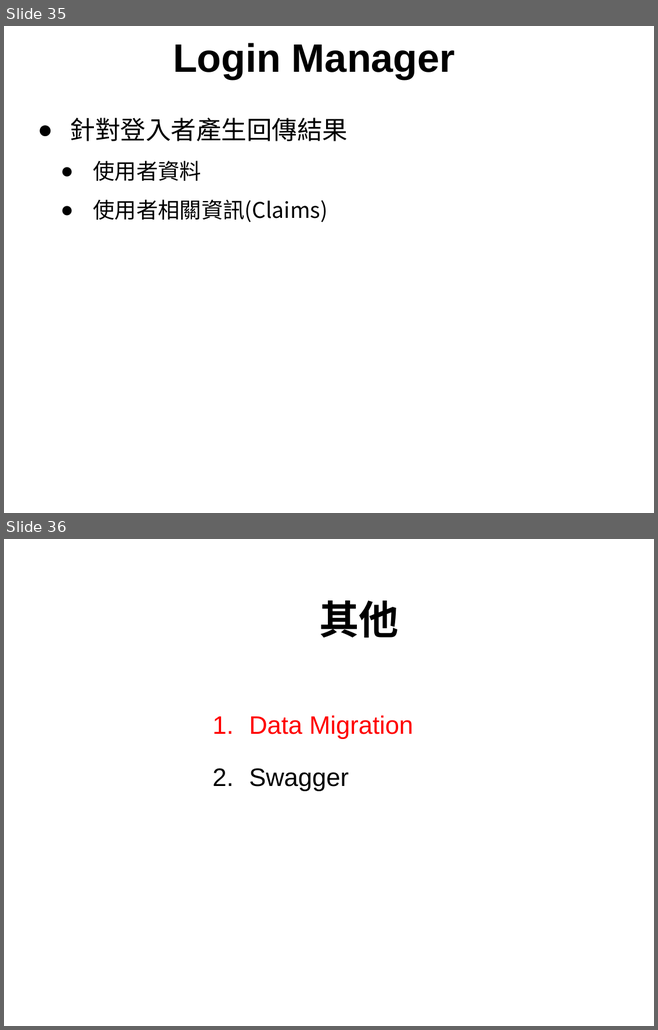
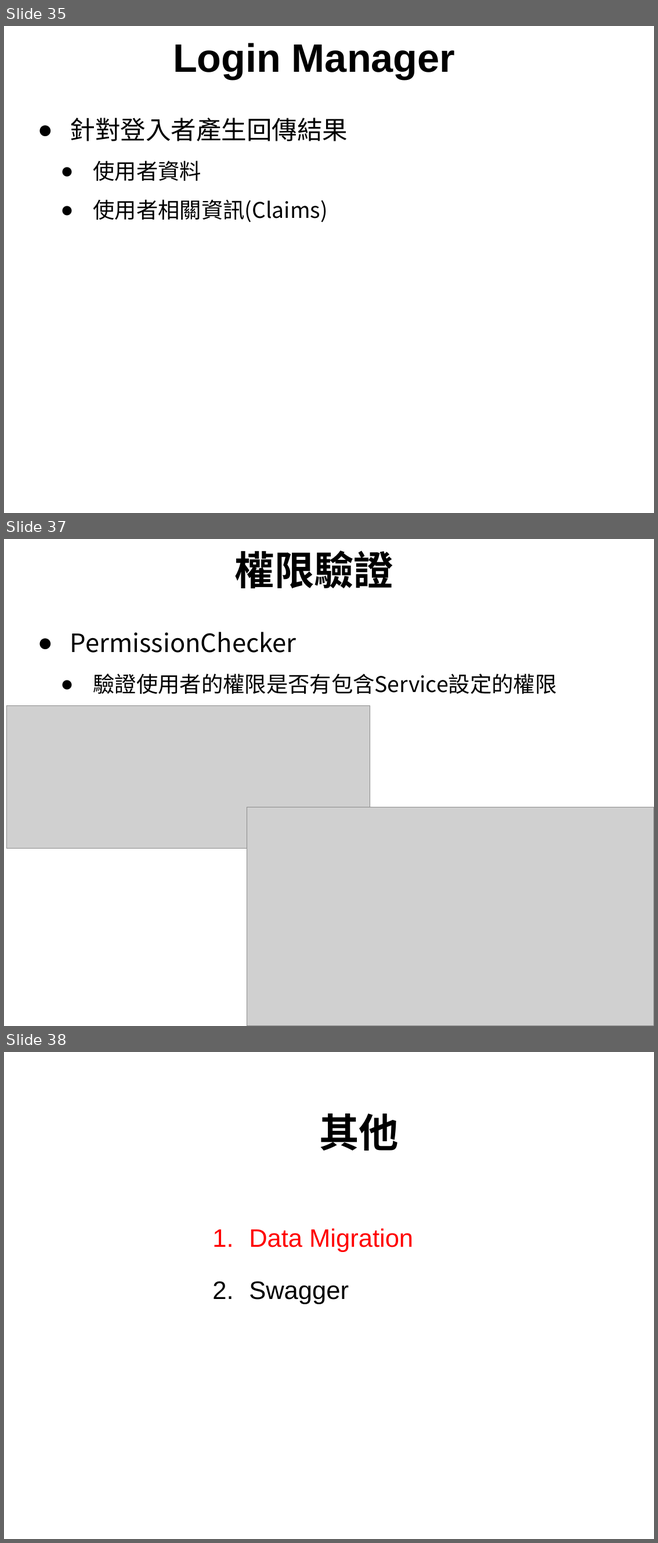
Before and after one commit to Sean2416/MarkDown, a slide deck: ABP.ppt. Shown one above the other, each under a label of ours: slides 35 and 36 before the commit, slides 35, 37 and 38 after it; the slides between them are not shown. The pictures are 658x1030 and 658x1543 pixels, drawn with LibreOffice and Linux fonts; fonts in the diff are those of the drawing; grey boxes stand for pictures; background and template pictures are left out. Boxes give left, top, right and bottom in pixels: in the first picture for what was removed or moved away, otherwise in the second. Text is boxed around its words. In the diff, an @@ line names an element or a change of style, - is before the commit and + after.

Commit message:
新增權限判斷

```diff
--- a/ABP.ppt
+++ b/ABP.ppt
@@ slide 37 added at box(4, 539, 654, 1026), background picture (left out) @@
@@ text added at box(235, 551, 394, 589), 44 pt, text #000000, bold @@
+權限驗證
@@ text added at box(70, 632, 556, 694), 24 pt, text #000000 @@
+  ● PermissionChecker
+● 驗證使用者的權限是否有包含Service設定的權限
@@ picture added at box(6, 706, 370, 849) @@
@@ picture added at box(247, 808, 654, 1026) @@
@@ what was slide 36 is now slide 38 @@
```
Also in this commit, not shown: 1 other slide added, 1 other file.
